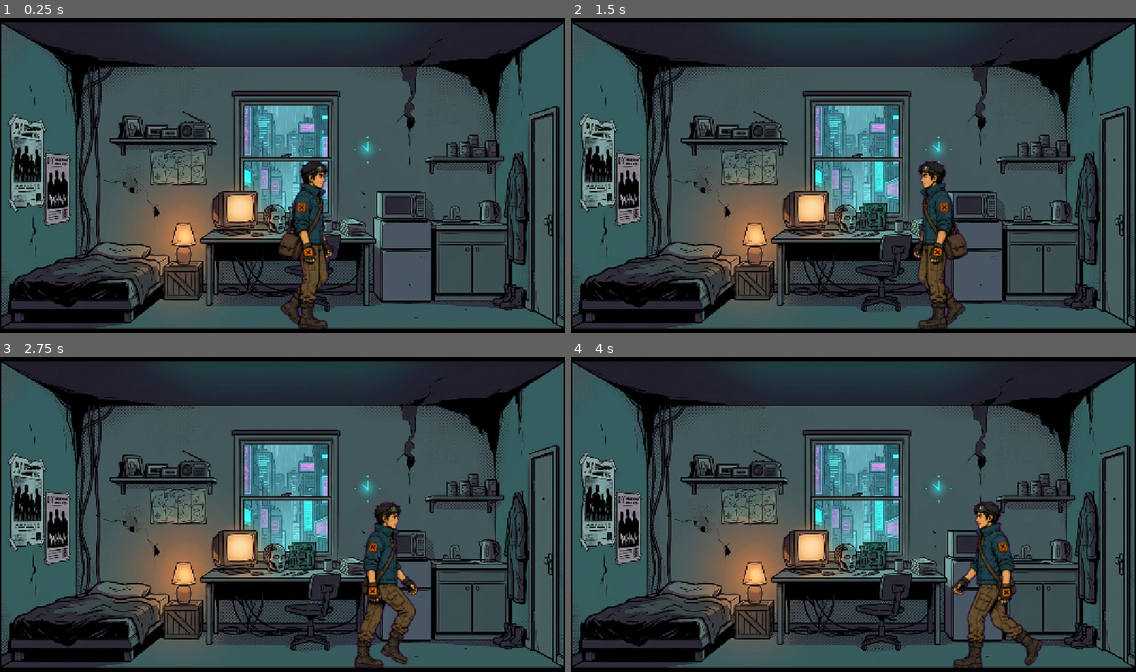
Above: before the commit, frames 1-4 (two rows, left to right).
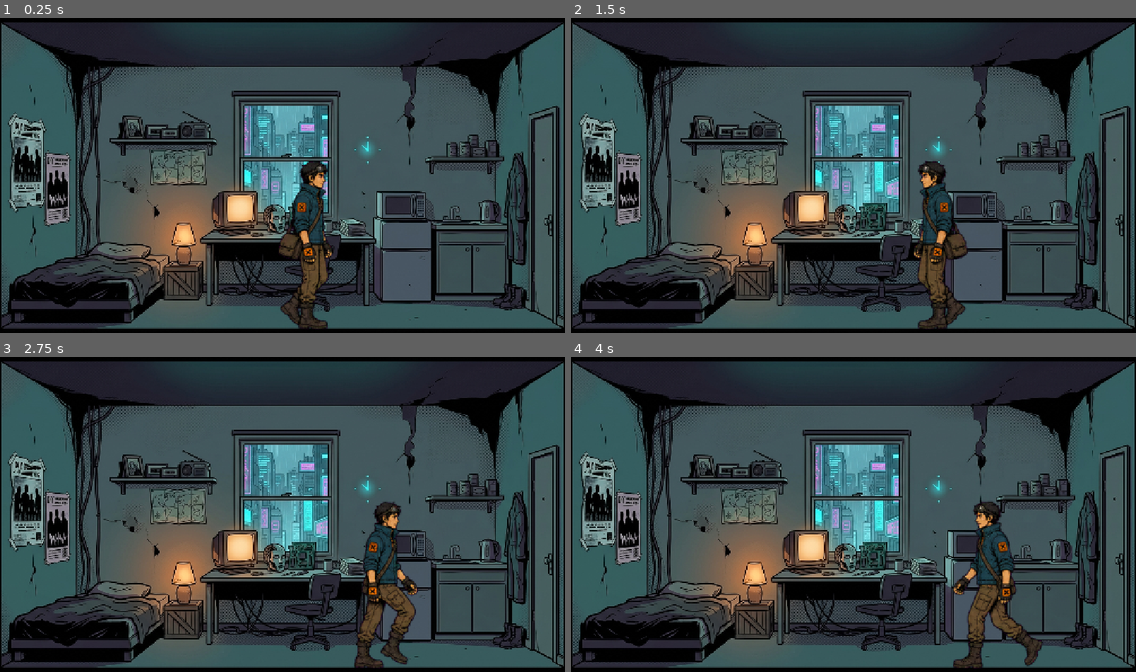
Above: after the commit, the same moments.

Repository: shellpig/After-The-Model
Game: Godot game, scene res://apartment_room.tscn
The game is run twice, just before and just after one commit, with the same random seed, the same clock (stepped at 60 frames per second) and the same inputs.
Inputs:
- Up to frame 1 (0.25 s): no input
- Up to frame 2 (1.5 s): tap Enter at 0.5 s; hold D (move_right) 0.53-1.28 s; tap E (interact_primary) at 0.6, 1.35 s; hold A (move_left) from 1.28 s (still down)
- Up to frame 3 (2.75 s): release A (move_left) at 2.03 s; hold D (move_right) from 2.03 s (still down); tap E (interact_primary) at 2.1 s
- Up to frame 4 (4 s): tap E (interact_primary) at 2.85, 3.6 s; release D (move_right) at 3.53 s; hold A (move_left) from 3.53 s (still down)

The runs differ from the first frame. In frame 1, 0.1% of the frame differs, in the area x 49-59%, y 45-99%; in frame 2, 0.1%; in frame 3, 0.1%, in the area x 62-74%, y 45-99%; in frame 4, 0.1%.

Commit message:
Working tree cleanup: drop orphans, sync uid/asset edits
- Remove obsolete riso runtime sprite folders (128cell / 256cell) — superseded by walk-8f reference
- Update walk-8f-reference-20260528-083508 frames (edge-black cleanup re-export)
- Delete orphaned cabinet_area.gd + cabinet_area.gd.uid (apartment_room.tscn now uses interactable_area.gd; no node was loading this script)
- Add missing .uid for game_state.gd autoload and verify_game_state.gd manual test
- Track 產map範例.txt under assets/art_bible/
- project.godot: Godot editor reordered [autoload] before [display]; no semantic change

Diff:
--- a/assets/generated/sprites/main_character/runtime/main-character-male-riso-runtime-128cell-96px-20260525-224008/pipeline-meta.json
+++ /dev/null
@@ -1,64 +0,0 @@
-{
-  "target": "asset",
-  "mode": "sheet",
-  "prompt": "",
-  "role": "",
-  "input": "assets\\generated\\sprites\\main_character\\concept\\main-character-male-riso-concept-20260525-224008.png",
-  "threshold": 100,
-  "edge_threshold": 150,
-  "duration": 200,
-  "rows": 1,
-  "cols": 1,
-  "cell_size": 128,
-  "fit_scale": 0.75,
-  "trim_border": 4,
-  "edge_clean_depth": 3,
-  "align": "feet",
-  "shared_scale": false,
-  "component_mode": "largest",
-  "component_padding": 0,
-  "min_component_area": 1,
-  "edge_touch_margin": 0,
-  "frame_labels": [
-    "sheet-1"
-  ],
-  "frames": [
-    {
-      "grid": [
-        0,
-        0
-      ],
-      "source_box": [
-        0,
-        0,
-        1024,
-        1536
-      ],
-      "component_mode": "largest",
-      "component_count": 2,
-      "selected_component_area": 356200,
-      "selected_component_bbox": [
-        288,
-        107,
-        726,
-        1417
-      ],
-      "crop_bbox": [
-        288,
-        107,
-        726,
-        1417
-      ],
-      "edge_touch": false,
-      "output_size": [
-        32,
-        96
-      ],
-      "paste_position": [
-        48,
-        16
-      ]
-    }
-  ],
-  "edge_touch_frames": []
-}
--- a/assets/generated/sprites/main_character/runtime/main-character-male-riso-runtime-256cell-192px-20260525-230010/pipeline-meta.json
+++ /dev/null
@@ -1,64 +0,0 @@
-{
-  "target": "asset",
-  "mode": "sheet",
-  "prompt": "",
-  "role": "",
-  "input": "assets\\generated\\sprites\\main_character\\concept\\main-character-male-riso-concept-20260525-224008.png",
-  "threshold": 100,
-  "edge_threshold": 150,
-  "duration": 200,
-  "rows": 1,
-  "cols": 1,
-  "cell_size": 256,
-  "fit_scale": 0.75,
-  "trim_border": 4,
-  "edge_clean_depth": 3,
-  "align": "feet",
-  "shared_scale": false,
-  "component_mode": "largest",
-  "component_padding": 0,
-  "min_component_area": 1,
-  "edge_touch_margin": 0,
-  "frame_labels": [
-    "sheet-1"
-  ],
-  "frames": [
-    {
-      "grid": [
-        0,
-        0
-      ],
-      "source_box": [
-        0,
-        0,
-        1024,
-        1536
-      ],
-      "component_mode": "largest",
-      "component_count": 2,
-      "selected_component_area": 356200,
-      "selected_component_bbox": [
-        288,
-        107,
-        726,
-        1417
-      ],
-      "crop_bbox": [
-        288,
-        107,
-        726,
-        1417
-      ],
-      "edge_touch": false,
-      "output_size": [
-        64,
-        192
-      ],
-      "paste_position": [
-        96,
-        32
-      ]
-    }
-  ],
-  "edge_touch_frames": []
-}
--- a/project.godot
+++ b/project.godot
@@ -17,6 +17,10 @@
 config/name="AfterTheModel"
 run/main_scene="uid://f6ts2mjiaoqf"
 config/features=PackedStringArray("4.6", "GL Compatibility")
+
+[autoload]
+
+GameState="*res://scripts/autoload/game_state.gd"
 
 [display]
 
@@ -54,10 +58,6 @@
 ]
 }
 
-[autoload]
-
-GameState="*res://scripts/autoload/game_state.gd"
-
 [rendering]
 
 renderer/rendering_method="gl_compatibility"
Not shown, added: assets/art_bible/產map範例.txt
Binary file removed: assets/generated/sprites/main_character/runtime/main-character-male-riso-runtime-128cell-96px-20260525-224008/animation.gif
Binary file removed: assets/generated/sprites/main_character/runtime/main-character-male-riso-runtime-128cell-96px-20260525-224008/raw-sheet-clean.png
Binary file removed: assets/generated/sprites/main_character/runtime/main-character-male-riso-runtime-128cell-96px-20260525-224008/raw-sheet.png
Binary file removed: assets/generated/sprites/main_character/runtime/main-character-male-riso-runtime-128cell-96px-20260525-224008/sheet-1.png
Binary file removed: assets/generated/sprites/main_character/runtime/main-character-male-riso-runtime-128cell-96px-20260525-224008/sheet-transparent.png
Binary file removed: assets/generated/sprites/main_character/runtime/main-character-male-riso-runtime-256cell-192px-20260525-230010/animation.gif
Binary file removed: assets/generated/sprites/main_character/runtime/main-character-male-riso-runtime-256cell-192px-20260525-230010/raw-sheet-clean.png
Binary file removed: assets/generated/sprites/main_character/runtime/main-character-male-riso-runtime-256cell-192px-20260525-230010/raw-sheet.png
Binary file removed: assets/generated/sprites/main_character/runtime/main-character-male-riso-runtime-256cell-192px-20260525-230010/sheet-1.png
Binary file removed: assets/generated/sprites/main_character/runtime/main-character-male-riso-runtime-256cell-192px-20260525-230010/sheet-transparent.png
Binary file changed: assets/generated/sprites/main_character/walk/main-character-walk-8f-reference-20260528-083508/animation-preview-dark.gif
(and 12 more such lines)
